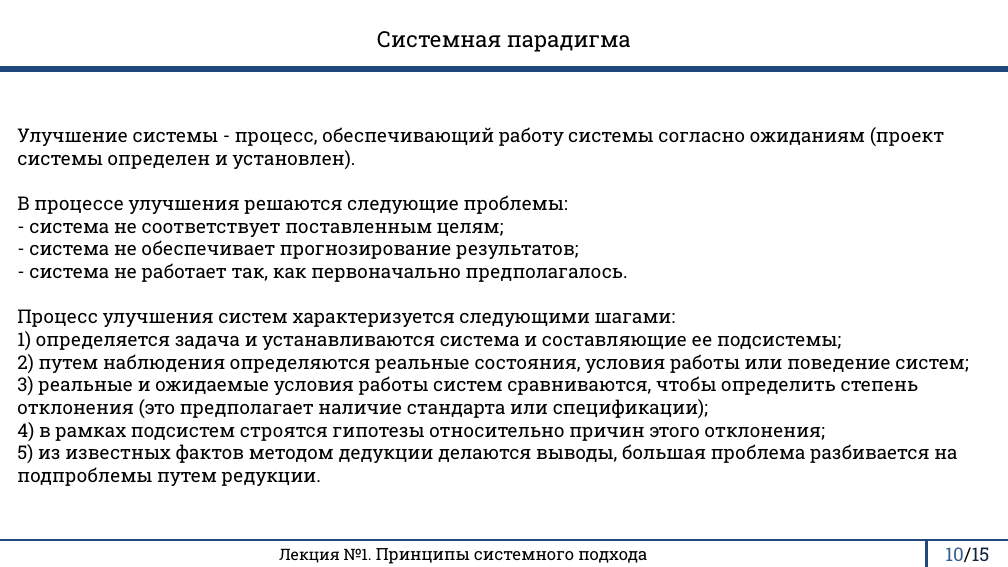
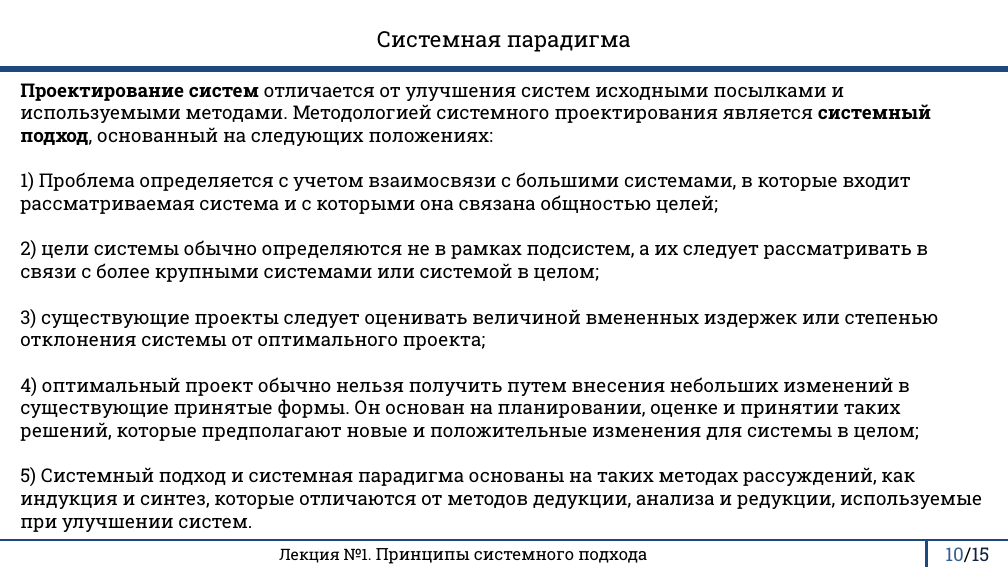
Before and after one commit to rustam-mansurov/cats, a slide deck: slide 10 of Лекции/ОСА/ОСА 1 лекция.pptx. Drawn at 1008x567 pixels with LibreOffice and Linux fonts; fonts in the diff are those of the drawing. Boxes give left, top, right and bottom in pixels: in the first picture for what was removed or moved away, otherwise in the second. Text is boxed around its words. In the diff, an @@ line names an element or a change of style, - is before the commit and + after.

```diff
--- a/Лекции/ОСА/ОСА 1 лекция.pptx
+++ b/Лекции/ОСА/ОСА 1 лекция.pptx
@@ text added at [20,83,982,532], 18 pt, text #000000 @@
+Проектирование систем отличается от улучшения систем исходными посылками и используемыми методами. Методологией системного проектирования является системный подход, основанный на следующих положениях:
+1) Проблема определяется с учетом взаимосвязи с большими системами, в которые входит рассматриваемая система и с которыми она связана общностью целей;
+2) цели системы обычно определяются не в рамках подсистем, а их следует рассматривать в связи с более крупными системами или системой в целом;
+3) существующие проекты следует оценивать величиной вмененных издержек или степенью отклонения системы от оптимального проекта;
+4) оптимальный проект обычно нельзя получить путем внесения небольших изменений в существующие принятые формы. Он основан на планировании, оценке и принятии таких решений, которые предполагают новые и положительные изменения для системы в целом;
+5) Системный подход и системная парадигма основаны на таких методах рассуждений, как индукция и синтез, которые отличаются от методов дедукции, анализа и редукции, используемые при улучшении систем.
@@ title removed at [17,127,968,486] @@
-Улучшение системы - процесс, обеспечивающий работу системы согласно ожиданиям (проект системы определен и установлен).
-В процессе улучшения решаются следующие проблемы:
-- система не соответствует поставленным целям;
-- система не обеспечивает прогнозирование результатов;
-- система не работает так, как первоначально предполагалось.
-Процесс улучшения систем характеризуется следующими шагами:
-1) определяется задача и устанавливаются система и составляющие ее подсистемы;
-2) путем наблюдения определяются реальные состояния, условия работы или поведение систем;
-3) реальные и ожидаемые условия работы систем сравниваются, чтобы определить степень отклонения (это предполагает наличие стандарта или спецификации);
-4) в рамках подсистем строятся гипотезы относительно причин этого отклонения;
-5) из известных фактов методом дедукции делаются выводы, большая проблема разбивается на подпроблемы путем редукции.
```
Also in this commit, not shown: 6 other slides changed, 5 other files.
